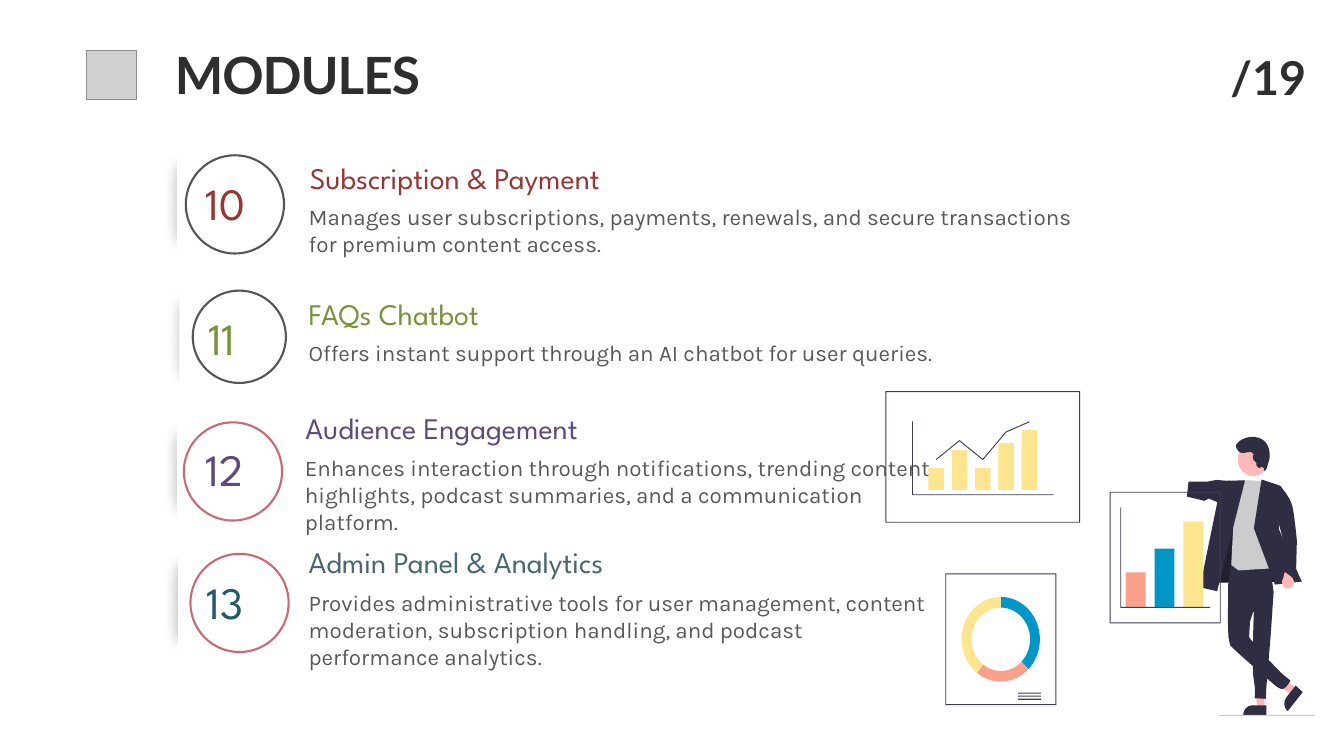
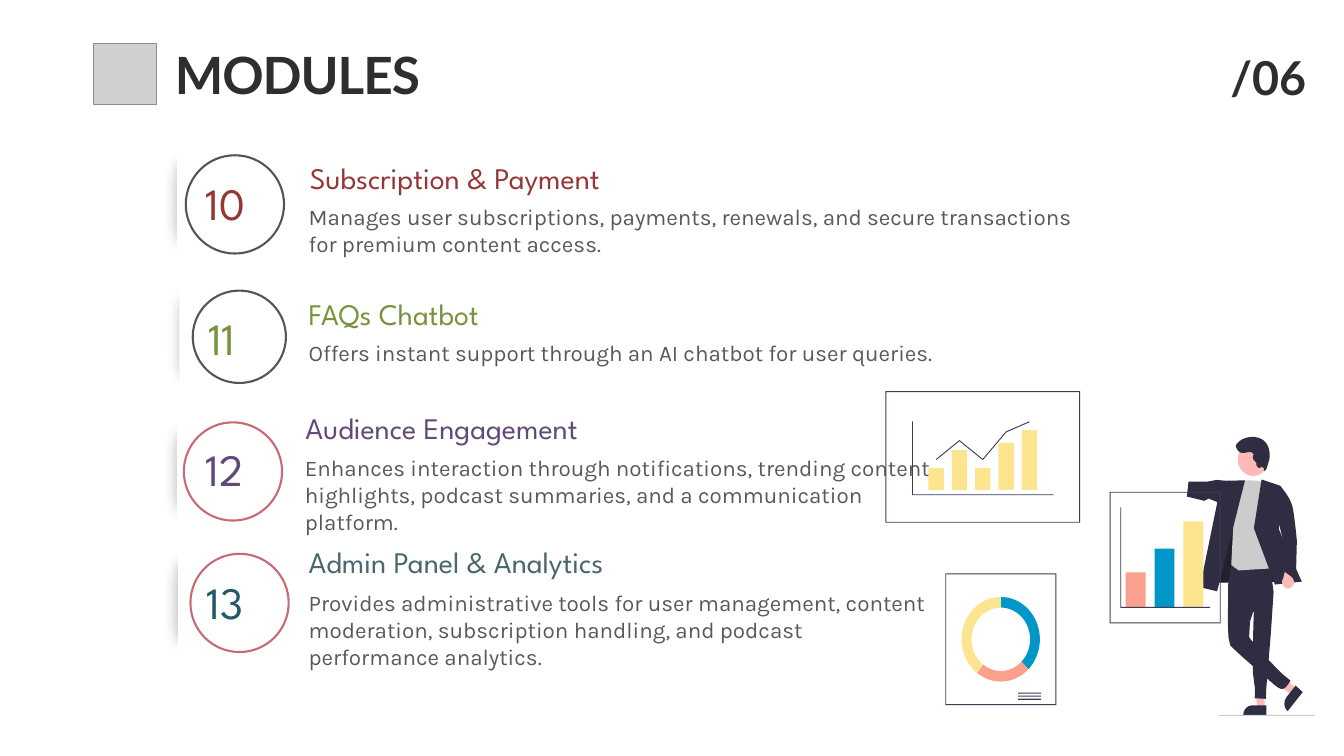
Before and after one commit to SadiaImran/PodVerse, a slide deck: slide 10 of docs/SRS/PodVerse-SRS-PPT.pptx. Drawn at 1344x756 pixels with LibreOffice and Linux fonts; fonts in the diff are those of the drawing; grey boxes stand for pictures; background and template pictures are left out. Boxes give left, top, right and bottom in pixels: in the first picture for what was removed or moved away, otherwise in the second. Text is boxed around its words. In the diff, an @@ line names an element or a change of style, - is before the commit and + after.

```diff
--- a/docs/SRS/PodVerse-SRS-PPT.pptx
+++ b/docs/SRS/PodVerse-SRS-PPT.pptx
@@ picture: place and size @@
-picture at <box>87,50,136,99</box>
+picture at <box>93,43,157,105</box>
@@ text at <box>1230,60,1306,98</box>: text changed @@
-/19
+/06
```
Also in this commit, not shown: 15 other slides changed.
